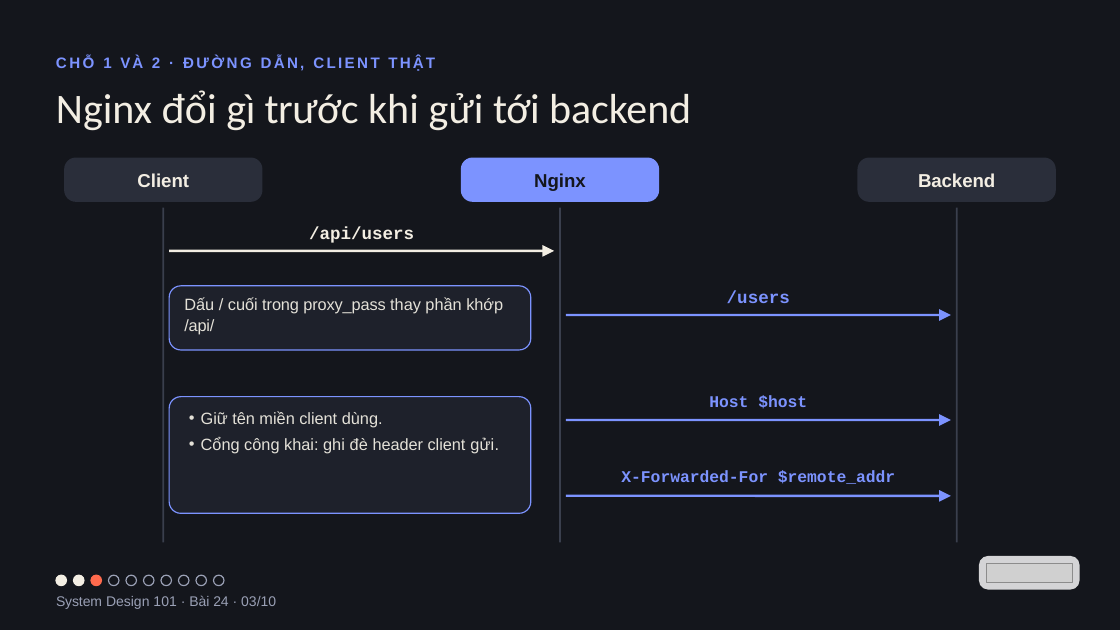
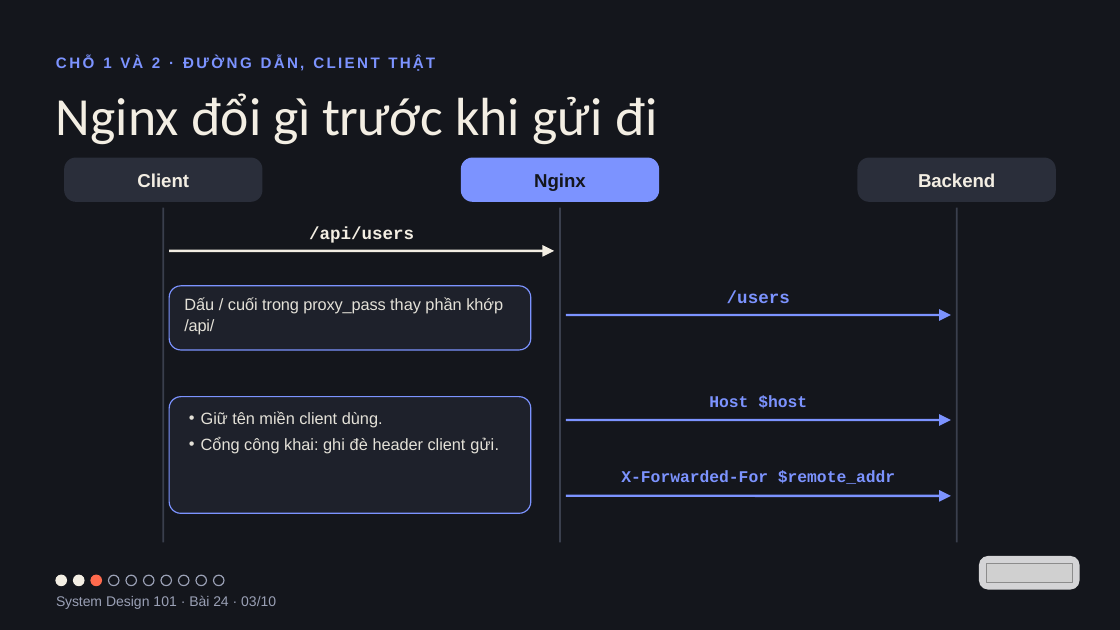
Before and after one commit to vohoailinh90/tool-marketing-studio, a slide deck: slide 3 of system-design-101/vi/lessons/sd-13-024/slides/sd-13-024.pptx. Drawn at 1120x630 pixels with LibreOffice and Linux fonts; fonts in the diff are those of the drawing; grey boxes stand for pictures. Boxes give left, top, right and bottom in pixels: in the first picture for what was removed or moved away, otherwise in the second. Text is boxed around its words. In the diff, an @@ line names an element or a change of style, - is before the commit and + after.

```diff
--- a/system-design-101/vi/lessons/sd-13-024/slides/sd-13-024.pptx
+++ b/system-design-101/vi/lessons/sd-13-024/slides/sd-13-024.pptx
@@ text at bbox=[56, 93, 657, 145]: text changed; size 54 to 69 pt @@
-Nginx đổi gì trước khi gửi tới backend
+Nginx đổi gì trước khi gửi đi
```
Also in this commit, not shown: 5 other slides changed, 4 other files.
